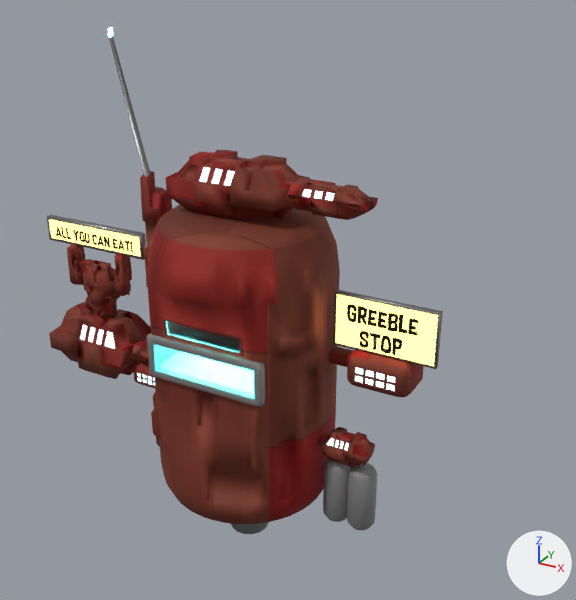
A saved change to the glTF model 3D Models/spacestation.glb.
Camera for both pictures: a 50 mm lens placed at (4.15, -6.59, 4.05), pointed at (0.36, 0.31, 0.6). Every picture has the same lights, and +X, +Y and +Z are marked at lower right. The older version comes first. Where no turn or scale is listed for an object, it has been applied to the vertices.

In view in the first picture: 'spaceStation'.
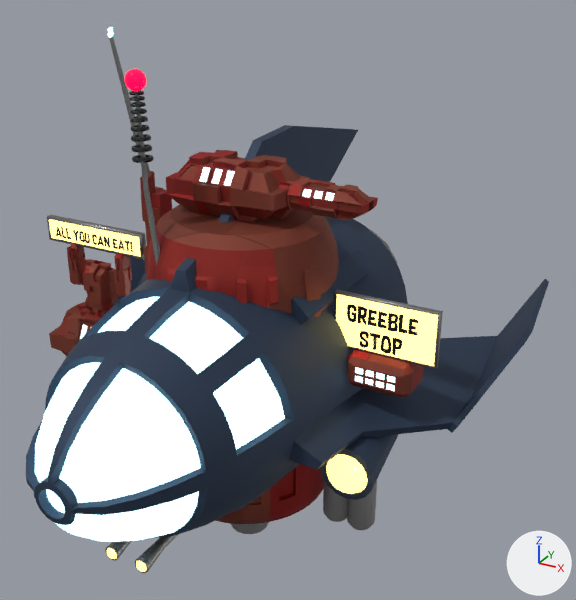
Location of each change, (x1, y1, x2, y2) in pixels of the pictures (576 x 600 px):
'Spaceship', added
    after: (26, 68, 549, 573)
    faces in mat_ship_metal (dark blue #2f3e56): (26, 125, 549, 537)
    faces in mat_window (pale blue #c4e1e4, glowing cyan #b7f6ff): (35, 297, 285, 542)
    faces in mat_metal (grey #8b8b8b): (105, 91, 397, 573)
    faces in mat_yellow_light (yellow #e7c46b, glowing yellow #ffd977): (107, 454, 368, 572)
    faces in mat_black_metal (black #060606): (129, 90, 154, 163)

The change, as a diff of the scene's bpy script:
```diff
--- a/3D Models/spacestation.glb.py
+++ b/3D Models/spacestation.glb.py
@@ mat_ship_metal @@
+mat_ship_metal = principled_material('SHIP METAL')
+mat_ship_metal.base_color = (0.0282, 0.0487, 0.092)  # dark blue #2f3e56
+mat_ship_metal.metallic = 0.452
+mat_ship_metal.roughness = 0.671
@@ mat_red_light @@
+mat_red_light = principled_material('RED LIGHT')
+mat_red_light.base_color = (0.8, 0.0, 0.0272)  # red #e7002e
+mat_red_light.metallic = 0.497
+mat_red_light.roughness = 0.148
+mat_red_light.emission_color = (1.0, 0.0, 0.0342)  # red #ff0034
+mat_red_light.emission_strength = 2.797
@@ mat_black_metal @@
+mat_black_metal = principled_material('BLACK METAL')
+mat_black_metal.base_color = (0.00196, 0.00196, 0.00196)  # black #060606
+mat_black_metal.metallic = 0.0955
+mat_black_metal.roughness = 0.304
@@ me_cylinder_002 @@
+me_cylinder_002.from_pydata(...)  # 2634 vertices, 5084 faces; spans x -2.7..2.7, y -4.95..1.11, z -2.23..3.08
+# faces by material slot: [542, 1870, 336, 960, 80, 1296]
+me_cylinder_002.materials.append(mat_metal)  # grey #8b8b8b
+me_cylinder_002.materials.append(mat_ship_metal)  # dark blue #2f3e56
+me_cylinder_002.materials.append(mat_window)  # pale blue #c4e1e4, glowing cyan #b7f6ff
+me_cylinder_002.materials.append(mat_yellow_light)  # yellow #e7c46b, glowing yellow #ffd977
+me_cylinder_002.materials.append(mat_red_light)  # red #e7002e, glowing red #ff0034
+me_cylinder_002.materials.append(mat_black_metal)  # black #060606
@@ ob_spaceship @@
+ob_spaceship = bpy.data.objects.new('Spaceship', me_cylinder_002)
+ob_spaceship.location = (0.0, 2.0, 0.0)
```
